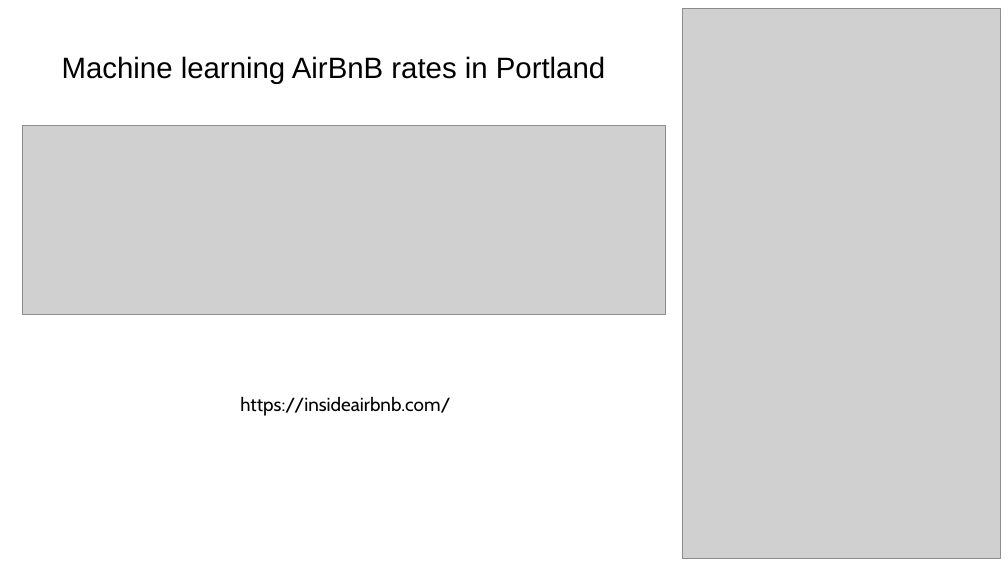
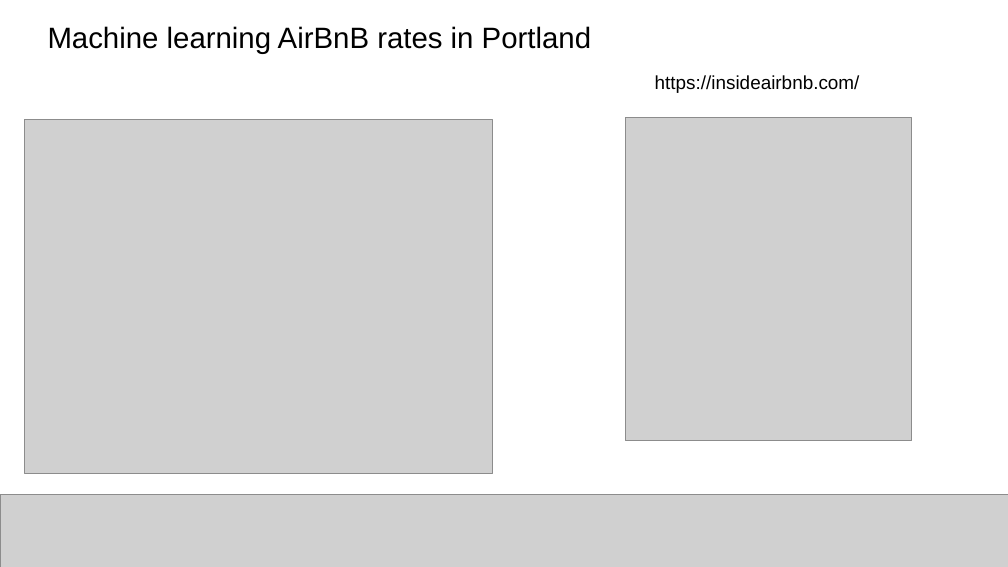
Before and after one commit to ryan-lab-duke/gds-applications-site, a slide deck: slide 10 of book/final-project/previous-projects.pptx (slide 8 before the commit). Drawn at 1008x567 pixels with LibreOffice and Linux fonts; fonts in the diff are those of the drawing; grey boxes stand for pictures. Boxes give left, top, right and bottom in pixels: in the first picture for what was removed or moved away, otherwise in the second. Text is boxed around its words. In the diff, an @@ line names an element or a change of style, - is before the commit and + after.

```diff
--- a/book/final-project/previous-projects.pptx
+++ b/book/final-project/previous-projects.pptx
@@ text "Machine learning AirBnB rates in ...": place and size @@
-text "Machine learning AirBnB rates in ..." at box(62, 56, 605, 84)
+text "Machine learning AirBnB rates in ..." at box(48, 26, 591, 54)
@@ picture removed at box(682, 9, 1001, 559) @@
@@ text "https://insideairbnb.com/": place and size @@
-text "https://insideairbnb.com/" at box(240, 396, 450, 416)
+text "https://insideairbnb.com/" at box(655, 75, 860, 93)
@@ text "https://insideairbnb.com/" at box(655, 75, 860, 93): font Cabin to Arial @@
@@ picture added at box(25, 119, 492, 473) @@
@@ picture added at box(625, 117, 912, 441) @@
@@ picture removed at box(23, 126, 665, 315) @@
@@ picture added at box(0, 495, 1008, 567) @@
```
Also in this commit, not shown: 1 other slide changed, 9 slides added, 7 slides removed, 12 other files.
